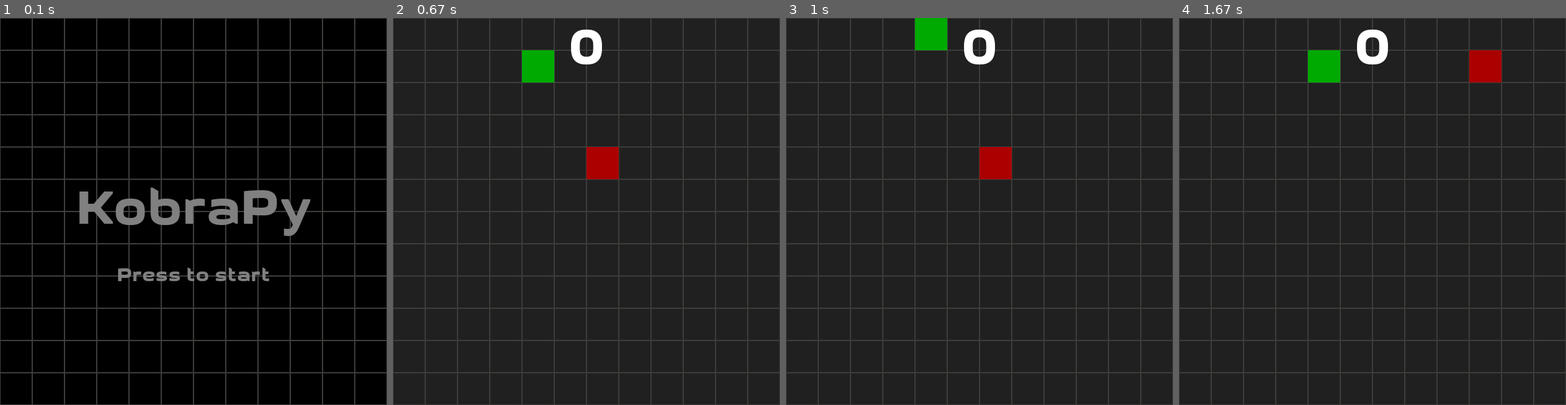
Above: before the commit, frames 1-4 (left to right).
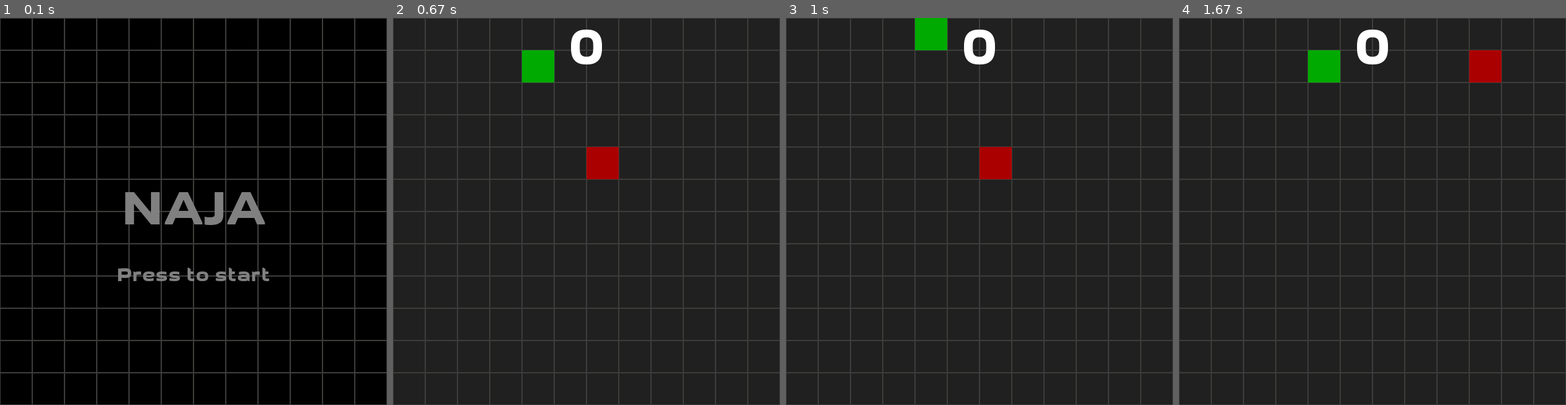
Above: after the commit, the same moments.

Repository: fossguild/naja
Game: pygame game, started from naja.py
Same seed, same stepped clock (60 frames per second), same inputs: the game is played once before the commit and once after it.
Inputs:
- Up to frame 1 (0.1 s): no input
- Up to frame 2 (0.67 s): tap Enter at 0.33 s
- Up to frame 3 (1 s): tap W at 0.67 s
- Up to frame 4 (1.67 s): tap Space at 1.2 s

The runs differ from the first frame. In frame 1, 2.5% of the frame differs, in the area x 20-81%, y 43-57%; in frame 2, nothing differs; in frame 3, nothing differs; in frame 4, nothing differs.

Commit message:
docs: update every mention of KobraPy to Naja on all files

Diff:
--- a/naja.py
+++ b/naja.py
@@ -2,9 +2,9 @@
 #
 #   Copyright (c) 2023, Monaco F. J. <monaco@usp.br>
 #
-#   This file is part of KobraPy.
-#
-#   KobraPy is free software: you can redistribute it and/or modify
+#   This file is part of Naja.
+#
+#   Naja is free software: you can redistribute it and/or modify
 #   it under the terms of the GNU General Public License as published by
 #   the Free Software Foundation, either version 3 of the License, or
 #   (at your option) any later version.
@@ -52,7 +52,7 @@
 SCORE_COLOR = "#ffffff"  # Color of the scoreboard.
 MESSAGE_COLOR = "#808080"  # Color of the game-over message.
 
-WINDOW_TITLE = "KobraPy"  # Window title.
+WINDOW_TITLE = "NAJA"  # Window title.
 
 CLOCK_TICKS = 4  # How fast the snake moves.
 
Not shown, changed: .pre-commit-config.yaml
Not shown, changed: AUTHORS
Not shown, changed: Makefile
Not shown, changed: README.md
Not shown, changed: docs/exercise.md
Not shown, changed: docs/manual.md
